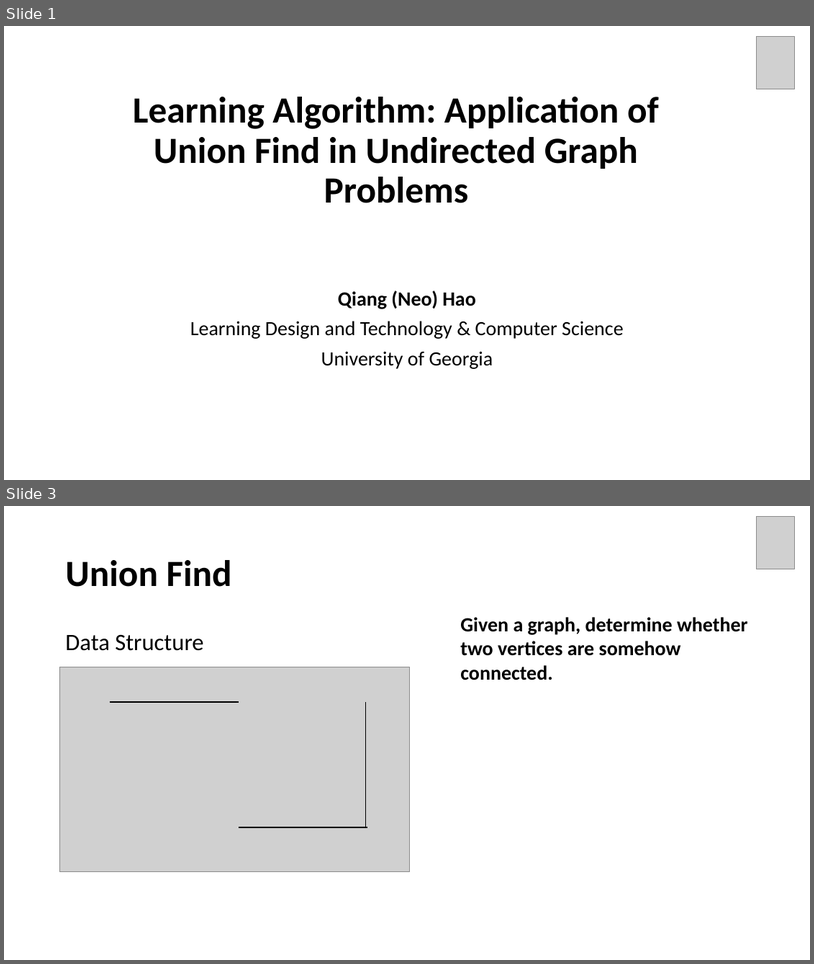
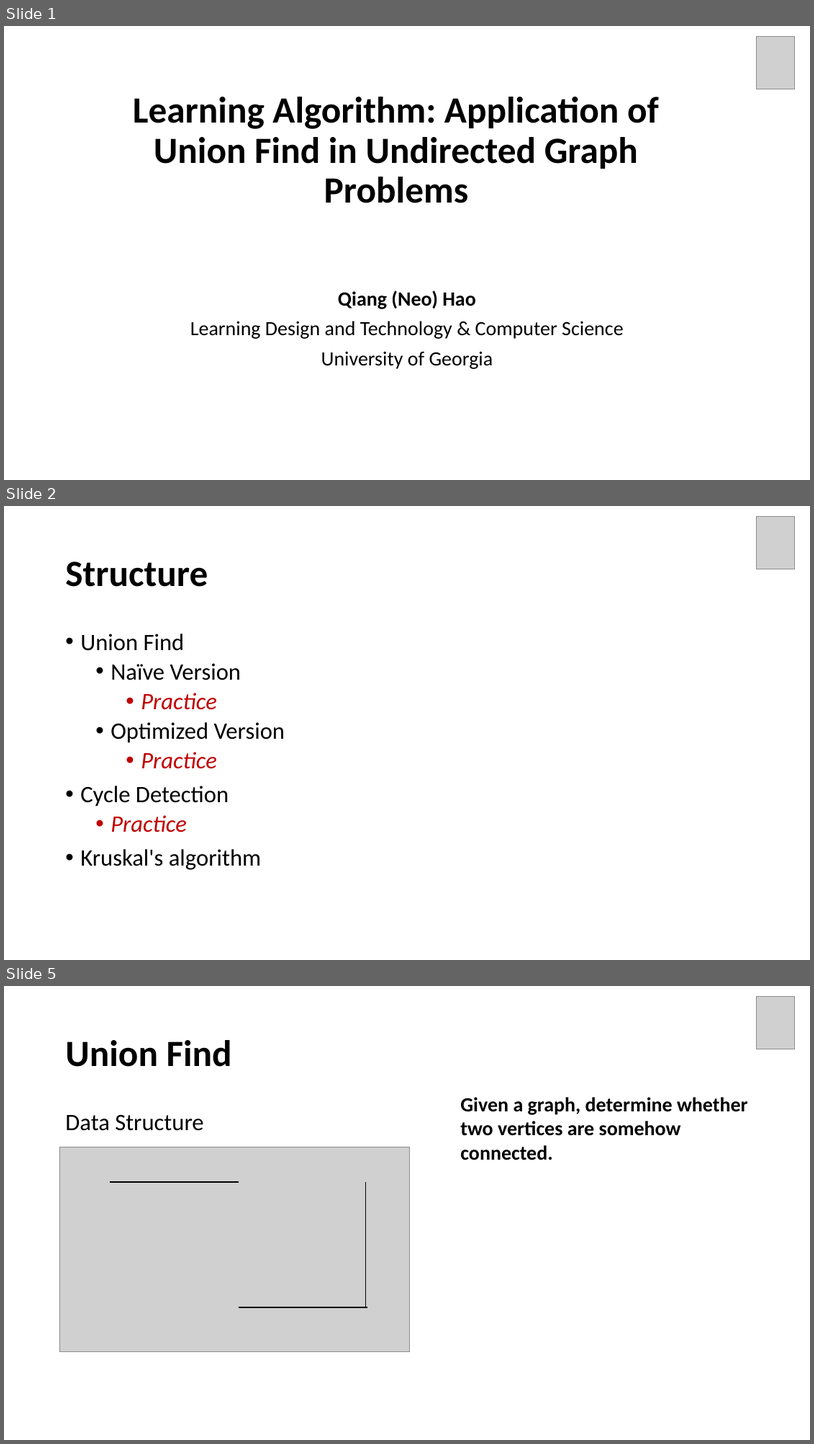
Before and after one commit to Neo-Hao/union-find, a slide deck: slides.pptx. Shown one above the other, each under a label of ours: slides 1 and 3 before the commit, slides 1, 2 and 5 after it; the slides between them are not shown. The pictures are 814x964 and 814x1444 pixels, drawn with LibreOffice and Linux fonts; fonts in the diff are those of the drawing; grey boxes stand for pictures. Boxes give left, top, right and bottom in pixels: in the first picture for what was removed or moved away, otherwise in the second. Text is boxed around its words. In the diff, an @@ line names an element or a change of style, - is before the commit and + after.

```diff
--- a/slides.pptx
+++ b/slides.pptx
@@ slide 2 added at bbox=[4, 506, 810, 960], background #FFFFFF @@
@@ picture added at bbox=[757, 516, 795, 569] @@
@@ title added at bbox=[65, 561, 208, 587], 44 pt, text #000000, bold @@
+Structure
@@ text added at bbox=[80, 633, 286, 870], 28 pt, text #000000 @@
+• Union Find
+  • Naïve Version
+    • Practice
+  • Optimized Version
+    • Practice
+• Cycle Detection
+  • Practice
+• Kruskal's algorithm
@@ what was slide 3 is now slide 5 @@
```
Also in this commit, not shown: 1 slide changed, 1 other slide added.
